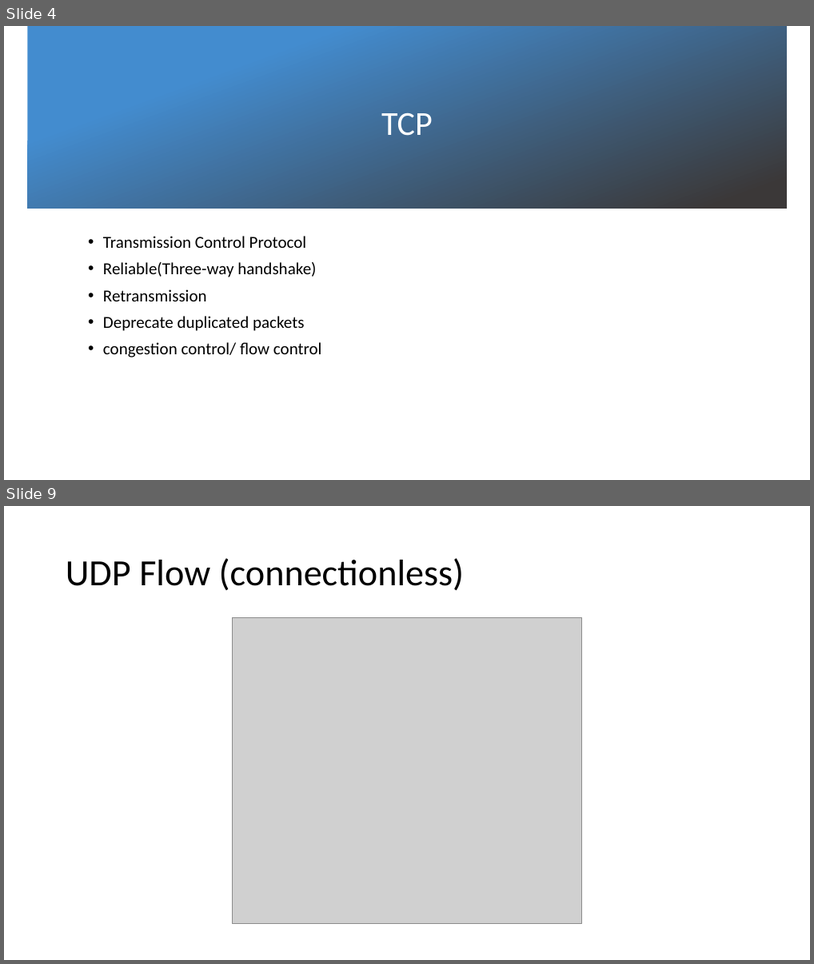
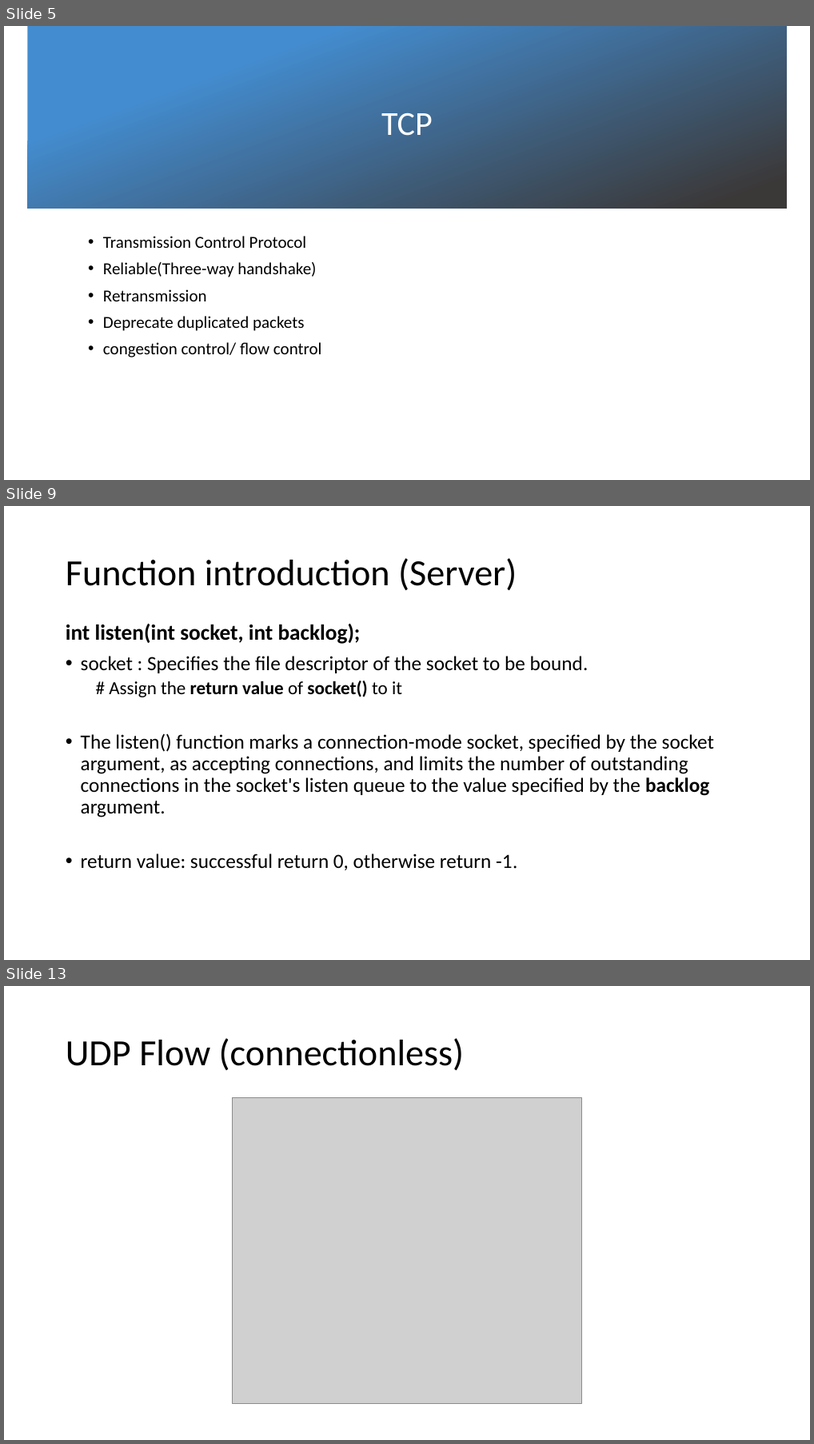
Before and after one commit to BebeShen/NCKU_Course-ComputerCommunication, a slide deck: LABs/lab1/Lab 1 Introduction.pptx. Shown one above the other, each under a label of ours: slides 4 and 9 before the commit, slides 5, 9 and 13 after it; the slides between them are not shown. The pictures are 814x964 and 814x1444 pixels, drawn with LibreOffice and Linux fonts; fonts in the diff are those of the drawing; grey boxes stand for pictures; background and template pictures are left out. Boxes give left, top, right and bottom in pixels: in the first picture for what was removed or moved away, otherwise in the second. Text is boxed around its words. In the diff, an @@ line names an element or a change of style, - is before the commit and + after.

```diff
--- a/LABs/lab1/Lab 1 Introduction.pptx
+++ b/LABs/lab1/Lab 1 Introduction.pptx
@@ slide 9 added at (4, 506, 810, 960), background #FFFFFF @@
@@ title added at (66, 558, 517, 591), 44 pt, text #000000 @@
+Function introduction (Server)
@@ text added at (66, 624, 714, 870), 24 pt, text #000000 @@
+int listen(int socket, int backlog);
+• socket : Specifies the file descriptor of the socket to be bound.
+  # Assign the return value of socket() to it
+• The listen() function marks a connection-mode socket, specified by the socket argument, as accepting connections, and limits the number of outstanding connections in the socket's listen queue to the value specified by the backlog argument.
+• return value: successful return 0, otherwise return -1.
@@ what was slide 4 is now slide 5 @@
@@ what was slide 9 is now slide 13 @@
```
Also in this commit, not shown: 8 slides changed, 6 other slides added, 2 slides removed, 4 other files.
